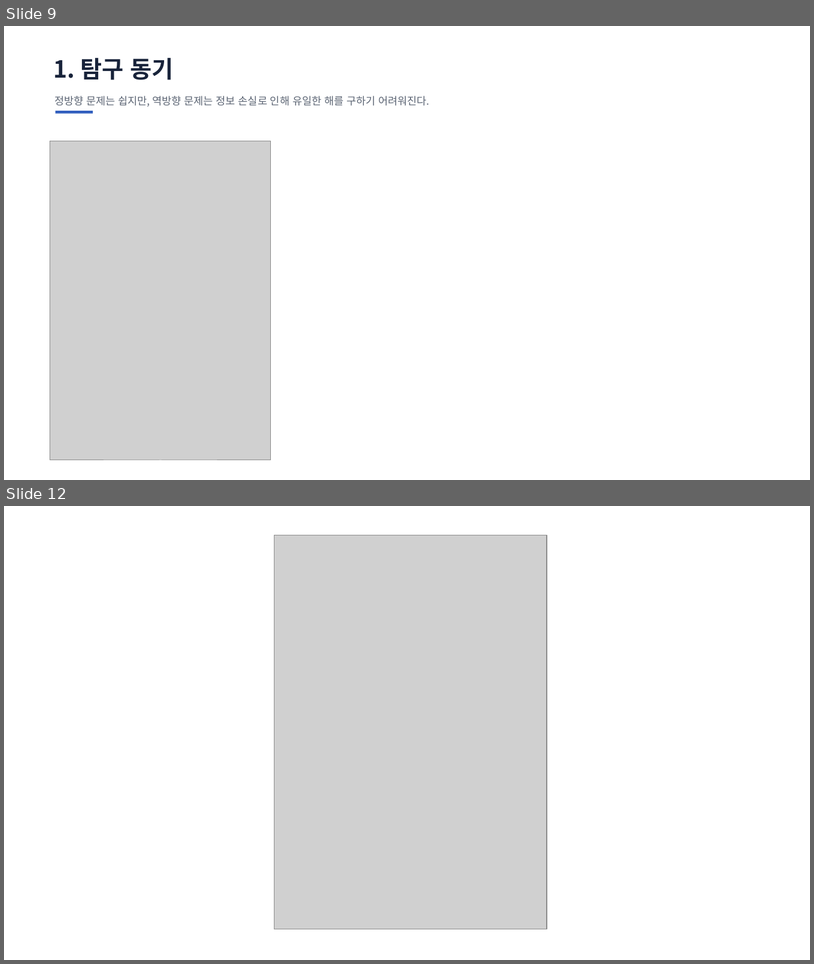
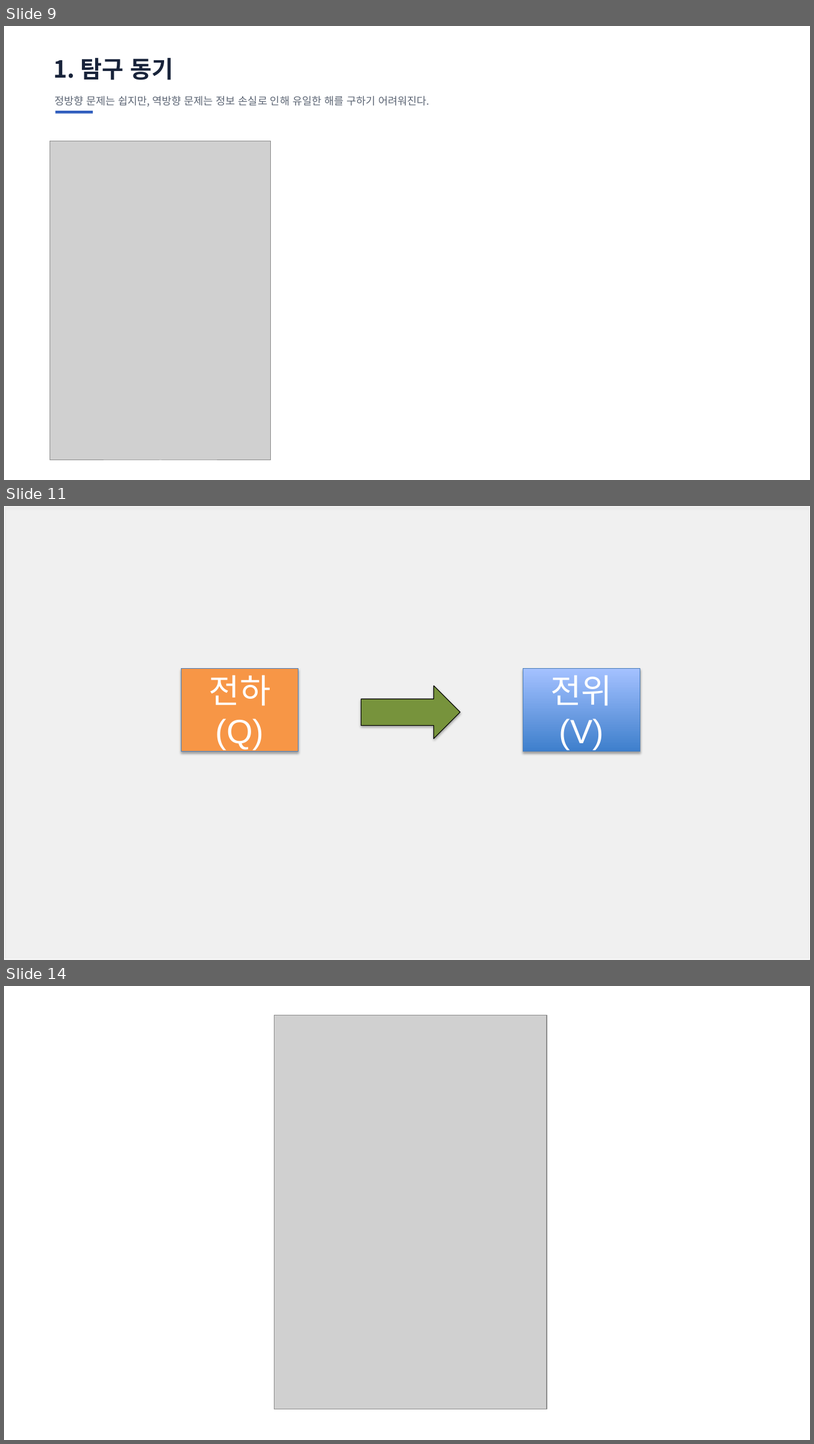
Before and after one commit to ohyunu525/KK-AI, a slide deck: Documents/보고서 파일.pptx. Shown one above the other, each under a label of ours: slides 9 and 12 before the commit, slides 9, 11 and 14 after it; the slides between them are not shown. The pictures are 814x964 and 814x1444 pixels, drawn with LibreOffice and Linux fonts; fonts in the diff are those of the drawing; grey boxes stand for pictures; background and template pictures are left out. Boxes give left, top, right and bottom in pixels: in the first picture for what was removed or moved away, otherwise in the second. Text is boxed around its words. In the diff, an @@ line names an element or a change of style, - is before the commit and + after.

```diff
--- a/Documents/보고서 파일.pptx
+++ b/Documents/보고서 파일.pptx
@@ slide 11 added at (4, 506, 810, 960), background picture (left out) @@
@@ rectangle added at (4, 506, 810, 959), fill #FFFFFF at 20% opacity, outline #FFFFFF 0.75 pt @@
@@ rectangle added at (181, 669, 299, 751), fill #F79646, outline #4B7EBC 0.75 pt, 40 pt, text #FFFFFF @@
+전하(Q)
@@ right arrow added at (362, 685, 461, 739), fill #77933C, outline #000000 0.75 pt @@
@@ rectangle added at (523, 669, 641, 751), fill gradient #3F80CE to #A4C4FF, outline #4B7EBC 0.75 pt, 40 pt, text #FFFFFF @@
+전위(V)
@@ what was slide 12 is now slide 14 @@
```
Also in this commit, not shown: 10 slides changed, 3 other slides added, 2 slides removed.
